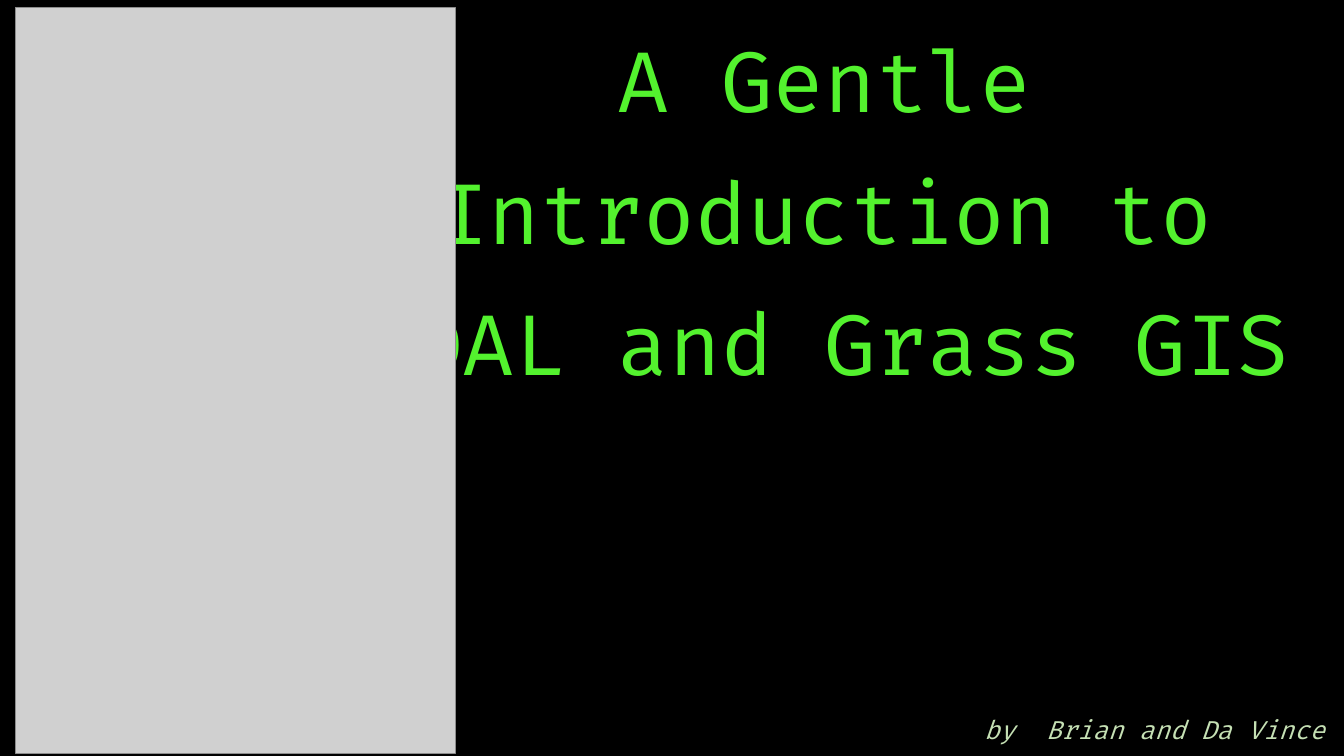
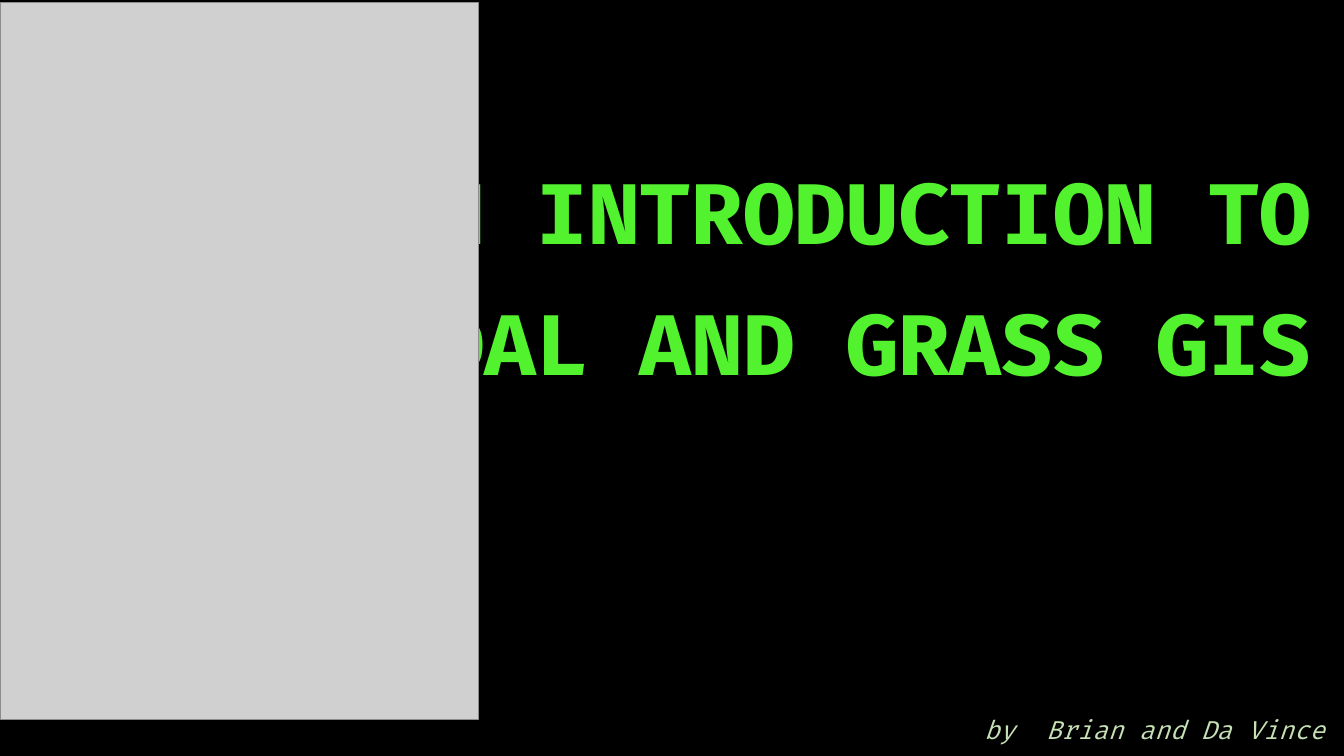
Before and after one commit to koyo-nic/gdal-grass-2021, a slide deck: slide 2 of Presentation.pptx. Drawn at 1344x756 pixels with LibreOffice and Linux fonts; fonts in the diff are those of the drawing; grey boxes stand for pictures; background and template pictures are left out. Boxes give left, top, right and bottom in pixels: in the first picture for what was removed or moved away, otherwise in the second. Text is boxed around its words. In the diff, an @@ line names an element or a change of style, - is before the commit and + after.

Commit message:
update ppt

```diff
--- a/Presentation.pptx
+++ b/Presentation.pptx
@@ picture: place and size @@
-picture at (15,7,456,753)
+picture at (0,3,478,720)
@@ title at (382,176,1312,398): text changed; bold on @@
-A Gentle Introduction to GDAL and Grass GIS
+AN INTRODUCTION TO GDAL AND GRASS GIS
```
Also in this commit, not shown: 2 other slides changed, 2 slides added.
